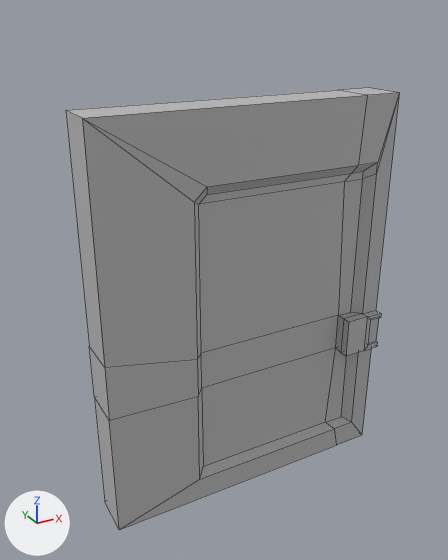
A saved change to the FBX model 2.2 Indie game/Assets/BB/BBDoorLeft.fbx.
Rendered twice from a 50 mm camera at (0.04, 1.82, 2.03) aimed at (1.18, 3.9, 0.99). The lights are fixed; the arrows at lower left show +X, +Y and +Z. Mesh edges are drawn as thin lines. Where no turn or scale is listed for an object, it has been applied to the vertices.

The first picture shows 'BBDoorLeft'.
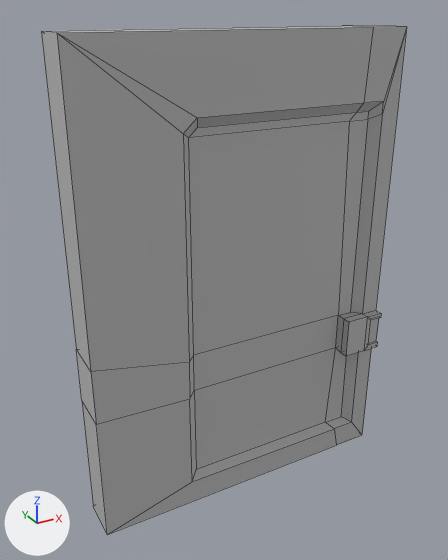
The newer file is also turned or shifted as a whole; pictures and numbers use the older file's frame.

Boxes (x1, y1, x2, y2) around the edits, measured in the pictures (448 x 560 px; the box of a moved part takes in the faces that stretch with it):
'BBDoorLeft', reshaped (10% wider, 15% taller): before (66, 88, 399, 530); after (41, 25, 407, 534)
part 1 of me_mesh, moved or reshaped: before (89, 347, 336, 530); after (76, 350, 336, 534)
part 2 of me_mesh, moved or reshaped: before (66, 90, 367, 368); after (41, 26, 373, 371)
part 3 of me_mesh, moved or reshaped: before (197, 316, 338, 479); after (189, 316, 338, 482)
part 4 of me_mesh, moved or reshaped: before (194, 182, 344, 359); after (183, 121, 349, 361)
part 5 of me_mesh, moved or reshaped: before (194, 165, 358, 204); after (183, 103, 364, 138)
part 6 of me_mesh, moved or reshaped: before (339, 88, 399, 315); after (339, 25, 407, 315)

The change, as a list of edits to the scene's bpy script:
```text
Change me_mesh:
    where me_mesh.from_pydata(...)  # 106 vertices, 106 faces; spans x -0.66..0.66, y -0.13..0.13, z -0.85..0.85
    used by ob_bbdoorleft; location = (1.264, 3.863, 0.858)
    me_mesh part 1: all 6 vertices in x -0.66, y -0.09..0.09, z -0.85..-0.06 are moved by (-0.05, 0.0, 0.0)
    me_mesh part 2: all 2 vertices in x -0.66, y -0.09..0.09, z 0.85 are moved by (-0.05, 0.0, 0.25)
    me_mesh part 3: all 12 vertices in x -0.28..-0.24, y -0.09..0.09, z -0.74..-0.13 are moved by (-0.04, 0.0, 0.0)
    me_mesh part 4: all 4 vertices in x -0.28..-0.24, y -0.09..0.09, z 0.5..0.52 are moved by (-0.04, 0.0, 0.25)
    me_mesh part 5: all 4 vertices in x -0.22..-0.21, y -0.09..0.09, z 0.53..0.57 are moved by (-0.03, 0.0, 0.25)
    me_mesh part 6: all 18 vertices in x 0.44..0.66, y -0.09..0.09, z 0.5..0.85 are moved by (0.0, 0.0, 0.25)
```
